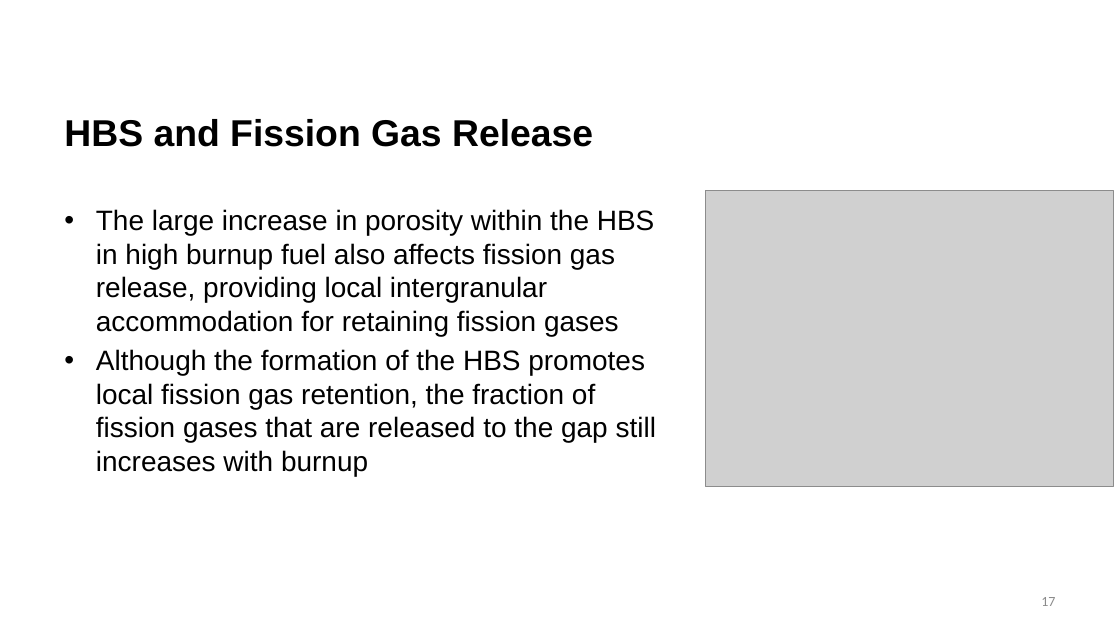
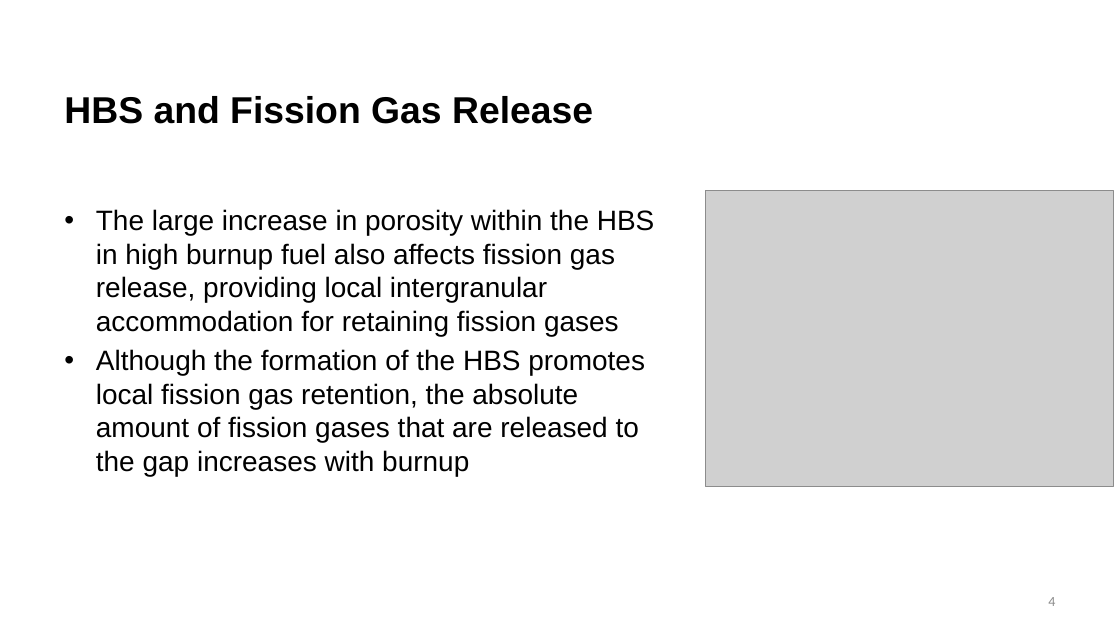
Before and after one commit to benbeeler/TEACHING, a slide deck: slide 4 of Nuclear_Fuel_Performance/NE533_Spring2026/Module3/Lec16_PCI.pptx (slide 17 before the commit). Drawn at 1120x630 pixels with LibreOffice and Linux fonts; fonts in the diff are those of the drawing; grey boxes stand for pictures; background and template pictures are left out. Boxes give left, top, right and bottom in pixels: in the first picture for what was removed or moved away, otherwise in the second. Text is boxed around its words. In the diff, an @@ line names an element or a change of style, - is before the commit and + after.

```diff
--- a/Nuclear_Fuel_Performance/NE533_Spring2026/Module3/Lec16_PCI.pptx
+++ b/Nuclear_Fuel_Performance/NE533_Spring2026/Module3/Lec16_PCI.pptx
@@ title "HBS and Fission Gas Release": place and size @@
-title "HBS and Fission Gas Release" at box(64, 119, 593, 147)
+title "HBS and Fission Gas Release" at box(64, 96, 593, 124)
@@ text at box(96, 349, 645, 476): text changed @@
-• Although the formation of the HBS promotes local fission gas retention, the fraction of fission gases that are released to the gap still increases with burnup
+• Although the formation of the HBS promotes local fission gas retention, the absolute amount of fission gases that are released to the gap increases with burnup
@@ page number at box(1048, 597, 1055, 606): text changed @@
-17
+4
```
Also in this commit, not shown: 5 other slides changed, 1 slide added, 14 slides removed, 5 other files.
